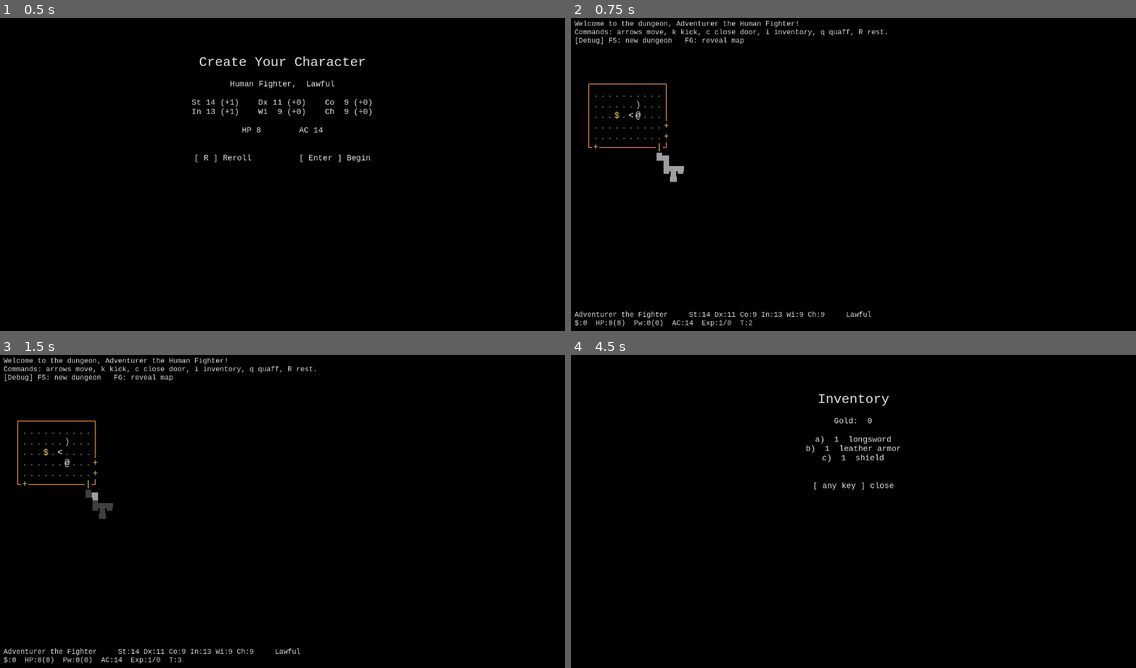
Above: before the commit, frames 1-4 (two rows, left to right).
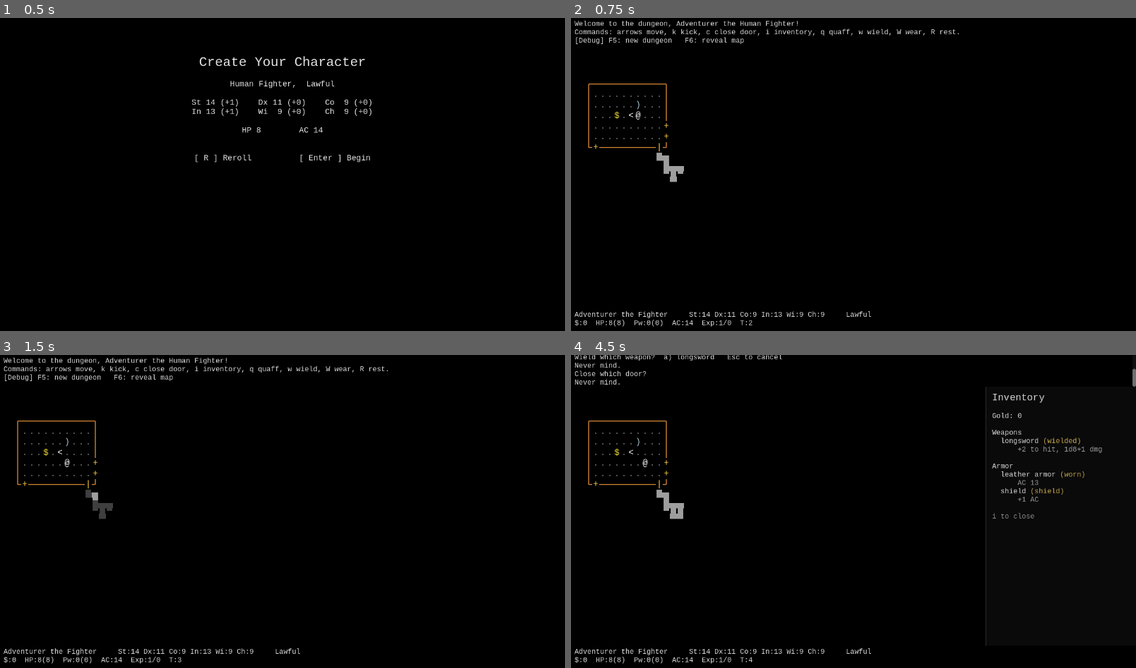
Above: after the commit, the same moments.

Repository: itaiag/basic-crawler
Game: Godot game, scene res://scenes/game.tscn
The game is run twice, just before and just after one commit, with the same random seed, the same clock (stepped at 60 frames per second) and the same inputs.
Inputs:
- Up to frame 1 (0.5 s): no input
- Up to frame 2 (0.75 s): tap Enter at 0.5, 0.6 s; hold Right from 0.53 s (still down)
- Up to frame 3 (1.5 s): tap Space at 0.77, 1.25 s; release Right at 1.28 s; hold Down from 1.28 s (still down); tap Keypad Enter at 1.35 s
- Up to frame 4 (4.5 s): tap Space at 1.52, 2.75, 3.02, 3.77, 4.25 s; tap Enter at 2, 3.5 s; release Down at 2.03 s; hold Right 2.03-2.78 s; tap R at 2.1 s; hold W 2.78-3.53 s; tap K at 2.85 s; hold A from 3.53 s (still down); tap C at 3.6 s; tap I at 4.35 s

Frame 1 is identical in both runs. In frame 2, 0.1% of the frame differs, in the area x 50-69%, y 3-6%; in frame 3, 0.1%; in frame 4, 2.9%, in the area x 0-100%, y 0-99%.

Commit message:
Better inventory, smoke tests

Diff:
--- a/scripts/game.gd
+++ b/scripts/game.gd
@@ -2,11 +2,17 @@
 
 const TOP_PANEL_H := 72
 const BOTTOM_PANEL_H := 60
+const RIGHT_PANEL_W := 340
 const ENGAGE_RANGE := 5
 
-# Rest/sleep tuning (per sleep-turn interruption chance).
+# Rest/sleep tuning. A rest is *abstracted* as SLEEP_TURNS danger rolls -- one
+# per advanced turn -- NOT 15 fully simulated monster turns. Nothing actually
+# moves while you sleep; each turn only rolls against an interruption chance.
+# Per-turn chances are picked for cumulative risk across a whole rest:
+#   safe (closed room): 1 - (1 - 0.01)^15  ~= 14%
+#   open / unsafe:      1 - (1 - 0.15)^15  ~= 91%
 const SLEEP_TURNS := 15
-const REST_INTERRUPT_SAFE := 0.02
+const REST_INTERRUPT_SAFE := 0.01
 const REST_INTERRUPT_OPEN := 0.15
 const FATIGUE_PENALTY := 2
 
@@ -48,6 +54,7 @@
 	_setup_camera()
 	_setup_ui()
 	_setup_overlays()
+	_setup_side_panel()
 
 	var start := _dungeon.get_start_pos()
 	_player.grid_pos = start
@@ -103,8 +110,42 @@
 func _setup_overlays() -> void:
 	_create_bg = _new_overlay()
 	_create_label = _create_bg.get_child(0) as RichTextLabel
-	_inv_bg = _new_overlay()
-	_inv_label = _inv_bg.get_child(0) as RichTextLabel
+
+
+# A right-docked panel beside the dungeon (between the message and status bars).
+# Holds the inventory for now; meant to host other content (lore, etc.) later.
+func _setup_side_panel() -> void:
+	var font := preload("res://resources/mono_font.tres")
+	var vp := get_viewport().get_visible_rect().size
+	var panel_h := vp.y - TOP_PANEL_H - BOTTOM_PANEL_H
+
+	_inv_bg = ColorRect.new()
+	_inv_bg.color = Color(0.04, 0.04, 0.04)
+	_inv_bg.position = Vector2(vp.x - RIGHT_PANEL_W, TOP_PANEL_H)
+	_inv_bg.size = Vector2(RIGHT_PANEL_W, panel_h)
+	_inv_bg.mouse_filter = Control.MOUSE_FILTER_IGNORE
+	_inv_bg.visible = false
+	$UI.add_child(_inv_bg)
+
+	_inv_label = RichTextLabel.new()
+	_inv_label.bbcode_enabled = true
+	_inv_label.scroll_active = false
+	_inv_label.position = Vector2.ZERO
+	_inv_label.size = Vector2(RIGHT_PANEL_W, panel_h)
+	_inv_label.mouse_filter = Control.MOUSE_FILTER_IGNORE
+	var style := StyleBoxFlat.new()
+	style.bg_color = Color(0.04, 0.04, 0.04)
+	style.border_color = Color(0.32, 0.32, 0.32)
+	style.border_width_left = 1
+	style.content_margin_left = 14
+	style.content_margin_top = 12
+	style.content_margin_right = 10
+	_inv_label.add_theme_stylebox_override("normal", style)
+	_inv_label.add_theme_font_override("normal_font", font)
+	_inv_label.add_theme_font_override("bold_font", font)
+	_inv_label.add_theme_font_size_override("normal_font_size", 16)
+	_inv_label.add_theme_color_override("default_color", Color(0.85, 0.85, 0.85))
+	_inv_bg.add_child(_inv_label)
 
 
 func _new_overlay() -> ColorRect:
@@ -145,7 +186,7 @@
 	_creating = false
 	_create_bg.visible = false
 	_add_message("Welcome to the dungeon, Adventurer the Human Fighter!")
-	_add_message("Commands: arrows move, k kick, c close door, i inventory, q quaff, R rest.")
+	_add_message("Commands: arrows move, k kick, c close door, i inventory, q quaff, w wield, W wear, R rest.")
 	_add_message("[Debug] F5: new dungeon   F6: reveal map")
 	_update_status()
 
@@ -189,27 +230,82 @@
 
 
 func _update_inv_label() -> void:
-	var gold: int = _player.gold
-	var inv: Array = _player.inventory
-	var t := "\n\n\n\n[center][font_size=30][b]Inventory[/b][/font_size]\n\n"
-	t += "Gold:  %d\n\n" % gold
-	if inv.is_empty():
-		t += "(carrying nothing else)\n"
-	else:
-		var counts := {}
-		for k in inv:
-			counts[k] = int(counts.get(k, 0)) + 1
-		var idx := 0
-		for k in counts.keys():
-			var kind: int = k
-			var c: int = counts[k]
-			var iname: String = GameData.ITEMS[kind]["name"]
-			if c != 1:
-				iname += "s"
-			t += "%s)  %d  %s\n" % [char(97 + idx), c, iname]
-			idx += 1
-	t += "\n\n[ any key ] close[/center]"
+	var t := "[font_size=22][b]Inventory[/b][/font_size]\n\n"
+	t += "Gold: %d\n" % int(_player.gold)
+
+	# Bucket distinct kinds by category, preserving inventory order.
+	var weapons: Array[int] = []
+	var armor: Array[int] = []
+	var potions: Array[int] = []
+	var other: Array[int] = []
+	var seen := {}
+	for k in _player.inventory:
+		var kind: int = k
+		if seen.has(kind):
+			continue
+		seen[kind] = true
+		if GameData.is_weapon(kind):
+			weapons.append(kind)
+		elif GameData.is_armor(kind) or GameData.is_shield(kind):
+			armor.append(kind)
+		elif GameData.is_potion(kind):
+			potions.append(kind)
+		else:
+			other.append(kind)
+
+	t += _inv_section("Weapons", weapons)
+	t += _inv_section("Armor", armor)
+	t += _inv_section("Potions", potions)
+	t += _inv_section("Other", other)
+
+	if weapons.is_empty() and armor.is_empty() and potions.is_empty() and other.is_empty():
+		t += "\n(carrying nothing)\n"
+
+	t += "\n[color=#888888]i to close[/color]"
 	_inv_label.text = t
+
+
+func _inv_section(title: String, kinds: Array[int]) -> String:
+	if kinds.is_empty():
+		return ""
+	var s := "\n[b]%s[/b]\n" % title
+	for kind in kinds:
+		s += _inv_item_line(kind)
+	return s
+
+
+func _inv_item_line(kind: int) -> String:
+	var data: Dictionary = GameData.ITEMS[kind]
+	var line := "  " + str(data["name"])
+	var count := _count_item(kind)
+	if count > 1:
+		line += " x%d" % count
+	var marker := _equip_marker(kind)
+	if marker != "":
+		line += " [color=#c8a850]%s[/color]" % marker
+	line += "\n"
+	if GameData.is_weapon(kind):
+		var hit: int = _player.melee_attack_bonus()
+		var db: int = _player.damage_bonus()
+		var dmg := "%dd%d" % [int(data["dmg_n"]), int(data["dmg_d"])]
+		if db != 0:
+			dmg += "%+d" % db
+		line += "      [color=#999999]%+d to hit, %s dmg[/color]\n" % [hit, dmg]
+	elif GameData.is_armor(kind):
+		line += "      [color=#999999]AC %d[/color]\n" % int(data["ac"])
+	elif GameData.is_shield(kind):
+		line += "      [color=#999999]+1 AC[/color]\n"
+	return line
+
+
+func _equip_marker(kind: int) -> String:
+	if kind == _player.equipped_weapon:
+		return "(wielded)"
+	if kind == _player.equipped_armor:
+		return "(worn)"
+	if kind == _player.equipped_shield:
+		return "(shield)"
+	return ""
 
 
 func _try_quaff() -> void:
@@ -229,12 +325,12 @@
 	var prompt := "Quaff which potion?  "
 	for i in range(_quaff_options.size()):
 		var kind: int = _quaff_options[i]
-		prompt += "[%s] %s" % [char(97 + i), GameData.ITEMS[kind]["name"]]
+		prompt += "%s) %s" % [char(97 + i), GameData.ITEMS[kind]["name"]]
 		var c := _count_item(kind)
 		if c > 1:
 			prompt += " (%d)" % c
 		prompt += "   "
-	prompt += "[Esc] cancel"
+	prompt += "Esc to cancel"
 	_add_message(prompt)
 	_awaiting_quaff = true
 
@@ -278,6 +374,8 @@
 
 	var safe := _in_closed_room()
 	var chance := REST_INTERRUPT_SAFE if safe else REST_INTERRUPT_OPEN
+	# Abstracted rest: advance the clock and roll for danger each turn instead of
+	# running real monster turns. The first failed roll wakes the player.
 	var interrupted := false
 	for _i in range(SLEEP_TURNS):
 		_turn += 1
@@ -286,12 +384,16 @@
 			break
 
 	if interrupted:
+		var was_fatigued: bool = _player.fatigued
 		_player.fatigued = true
 		var mname := _spawn_wandering_near_player()
 		if mname != "":
-			_add_message("A %s wanders in and wakes you!  You feel groggy." % mname)
+			_add_message("A %s wanders in and wakes you!" % mname)
 		else:
-			_add_message("Something disturbs your sleep.  You feel groggy.")
+			_add_message("Something disturbs your sleep.")
+		# Spell out what fatigue does the first time it sets in; don't repeat it.
+		if not was_fatigued:
+			_add_message("You are groggy from lost sleep: -%d to hit until you sleep soundly." % FATIGUE_PENALTY)
 	else:
 		var amount := maxi(1, GameData.roll(1, 8) + int(_player.con_mod()))
 		_player.heal(amount)
@@ -581,19 +683,19 @@
 		_add_message("You ready your %s." % iname)
 	else:
 		_player.equipped_armor = kind
-		_add_message("You don the %s." % iname)
+		_add_message("You put on the %s." % iname)
 
 
 func _selection_prompt(label: String, options: Array[int]) -> String:
 	var prompt := label + "  "
 	for i in range(options.size()):
 		var kind: int = options[i]
-		prompt += "[%s] %s" % [char(97 + i), GameData.ITEMS[kind]["name"]]
+		prompt += "%s) %s" % [char(97 + i), GameData.ITEMS[kind]["name"]]
 		var c := _count_item(kind)
 		if c > 1:
 			prompt += " (%d)" % c
 		prompt += "   "
-	prompt += "[Esc] cancel"
+	prompt += "Esc to cancel"
 	return prompt
 
 
@@ -728,6 +830,8 @@
 	_awaiting_kick = false
 	_awaiting_quaff = false
 	_awaiting_close = false
+	_awaiting_wield = false
+	_awaiting_wear = false
 	_turn = 1
 	_player_alive = true
 	_player.place_at(_dungeon.get_start_pos())
@@ -1004,5 +1108,5 @@
 	var line2 := "$:%d  HP:%d(%d)  Pw:0(0)  AC:%d  Exp:%d/%d  T:%d" % [
 		gold, maxi(0, hp), max_hp, ac, lvl, xp, _turn]
 	if fatigued:
-		line2 += "  Fatigued"
+		line2 += "  Fatigued(-%d to hit)" % FATIGUE_PENALTY
 	_status.append_text(line2)
--- /dev/null
+++ b/tests/smoke_test.gd
@@ -0,0 +1,103 @@
+extends SceneTree
+# Headless gameplay smoke test (not part of the shipped game).
+#
+# Instantiates the real game scene and drives a single move and a single attack
+# through the actual turn/combat code, then reports whether the run completed
+# without failing an assertion. It is a guard against runtime errors in code
+# paths that a plain `--quit-after` boot never executes (movement, combat).
+#
+# Run:
+#   Godot --headless --path <project> --script res://tests/smoke_test.gd
+# Pass criteria: process exit code 0, the line "SMOKE TEST PASSED" in output,
+# and no "SCRIPT ERROR" lines.
+
+const GAME_SCENE := "res://scenes/game.tscn"
+
+var _game: Node
+var _failures: Array[String] = []
+
+
+func _init() -> void:
+	# Run as a coroutine: the scene's nodes only finish _ready after the main
+	# loop processes a frame, so we add the scene, yield, then drive it.
+	_run()
+
+
+func _run() -> void:
+	_game = load(GAME_SCENE).instantiate()
+	get_root().add_child(_game)
+	await process_frame
+
+	if _game._player == null or _game._dungeon == null:
+		_fail("scene did not initialise (player or dungeon is null)")
+		_finish()
+		return
+
+	# Leave the character-creation screen so play actions behave normally.
+	_game._begin_play()
+	# Deterministic setup: drop the randomly spawned monsters.
+	_game._clear_monsters()
+
+	_test_move()
+	_test_attack()
+	_finish()
+
+
+func _test_move() -> void:
+	var p: Vector2i = _game._player.grid_pos
+	var dir := _passable_dir(p)
+	if dir == Vector2i.ZERO:
+		_fail("no passable neighbour to move into from the start cell")
+		return
+	_game._try_move(dir)
+	var after: Vector2i = _game._player.grid_pos
+	if after != p + dir:
+		_fail("player did not move (was %s, now %s, expected %s)" % [p, after, p + dir])
+
+
+func _test_attack() -> void:
+	var p: Vector2i = _game._player.grid_pos
+	var dir := _passable_dir(p)
+	if dir == Vector2i.ZERO:
+		_fail("no passable neighbour to place the target monster")
+		return
+	var cell: Vector2i = p + dir
+	_game._add_monster(GameData.MonsterKind.SNAKE, cell)
+	_game._update_fov()
+	# Bumping into the monster routes through _do_move_action -> _attack_monster.
+	_game._try_move(dir)
+	var log_text: String = _game._msg_log.get_parsed_text()
+	if not log_text.contains("snake"):
+		_fail("attack produced no combat message in the log")
+	if not _game._player_alive:
+		_fail("player unexpectedly died during the smoke test")
+
+
+# First orthogonal direction whose neighbour is walkable and unoccupied.
+func _passable_dir(from: Vector2i) -> Vector2i:
+	for d in [Vector2i(0, -1), Vector2i(0, 1), Vector2i(-1, 0), Vector2i(1, 0)]:
+		var c: Vector2i = from + d
+		if c == _game._player.grid_pos or _game._monster_at.has(c):
+			continue
+		if GameData.is_passable(_game._dungeon.get_tile(c.x, c.y)):
+			return d
+	return Vector2i.ZERO
+
+
+func _fail(msg: String) -> void:
+	_failures.append(msg)
+
+
+func _finish() -> void:
+	var ok := _failures.is_empty()
+	# Free the scene so we don't trip end-of-run "resources still in use" errors.
+	if _game != null:
+		_game.free()
+	if ok:
+		print("SMOKE TEST PASSED")
+		quit(0)
+	else:
+		for f in _failures:
+			printerr("SMOKE TEST FAILURE: " + f)
+		print("SMOKE TEST FAILED (%d failure(s))" % _failures.size())
+		quit(1)
Not shown, added: export_presets.cfg
Not shown, added: tests/smoke_test.gd.uid
Not shown, changed: .gitignore
Not shown, changed: CLAUDE.md
